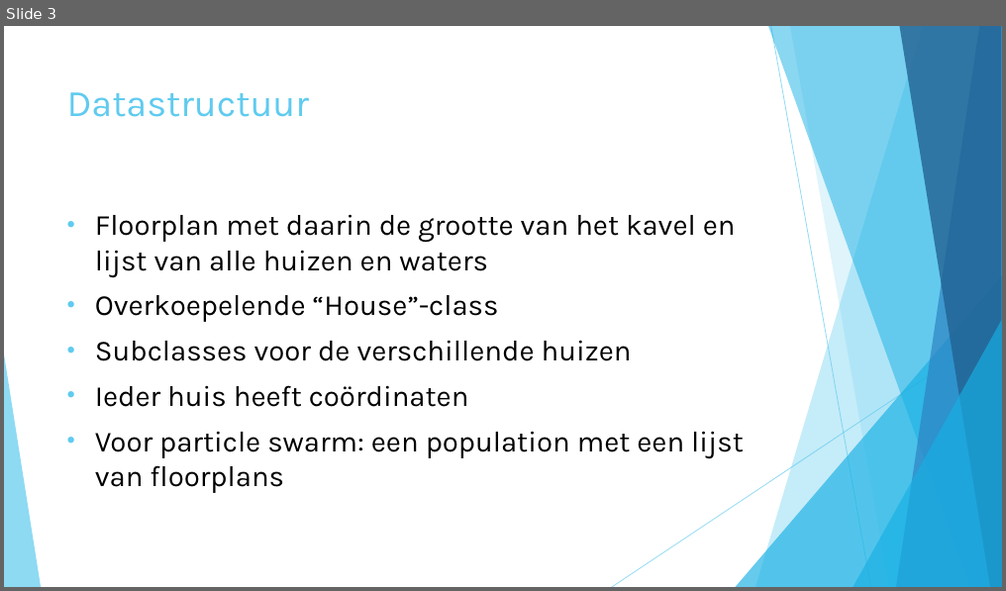
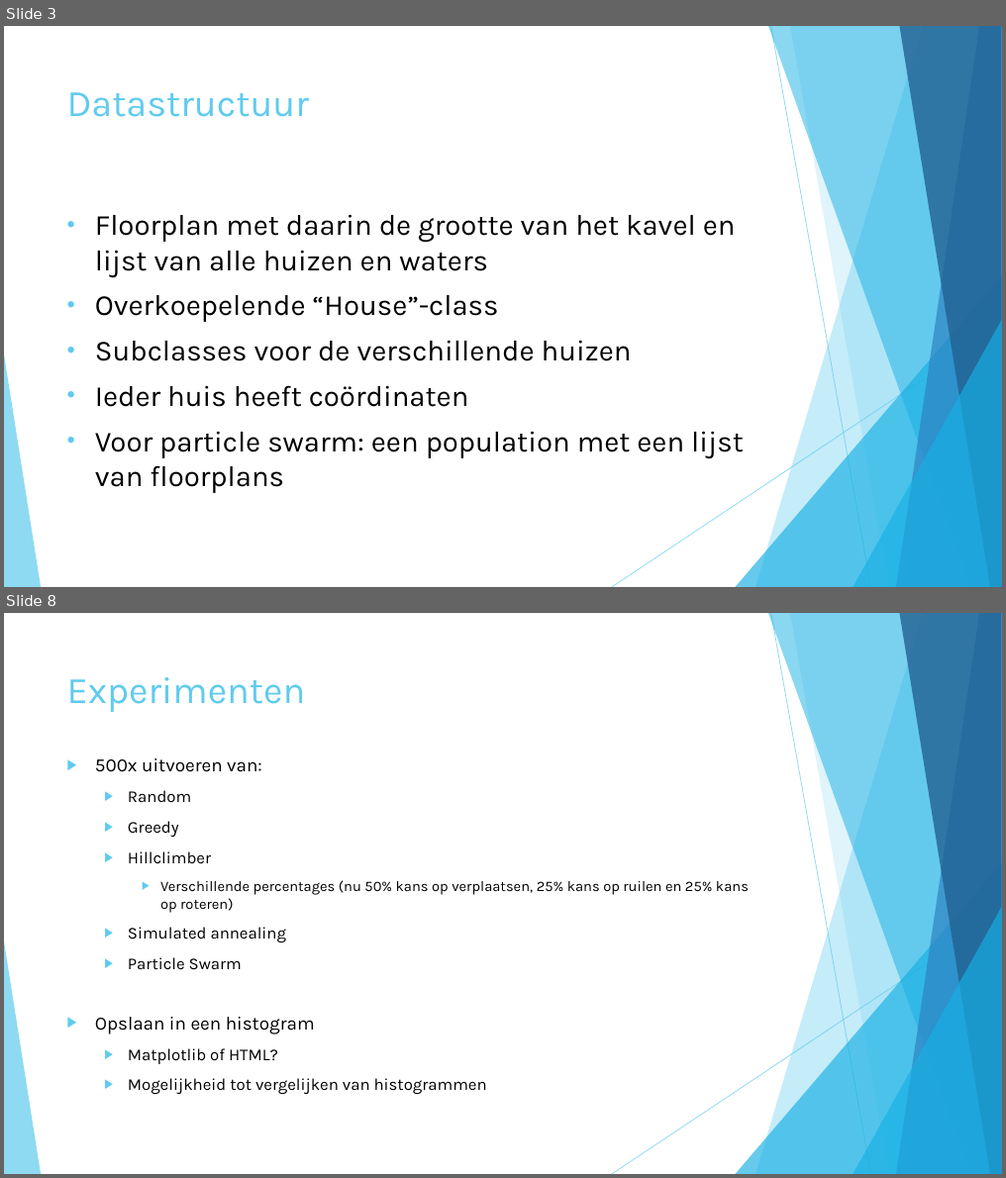
Before and after one commit to roosgreven/Heuristieken, a slide deck: files/presentatie heuristieken.pptx. Shown one above the other, each under a label of ours: slide 3 before the commit, slides 3 and 8 after it; the slides between them are not shown. The pictures are 1006x591 and 1006x1178 pixels, drawn with LibreOffice and Linux fonts; fonts in the diff are those of the drawing. Boxes give left, top, right and bottom in pixels: in the first picture for what was removed or moved away, otherwise in the second. Text is boxed around its words. In the diff, an @@ line names an element or a change of style, - is before the commit and + after.

```diff
--- a/files/presentatie heuristieken.pptx
+++ b/files/presentatie heuristieken.pptx
@@ slide 8 added at box(4, 613, 1002, 1174), background #FFFFFF; not listed: 10 template elements that a slide beside it also shows @@
@@ title added at box(67, 677, 306, 712), 36 pt, text #5FCBEF @@
+Experimenten
@@ text added at box(95, 759, 748, 1094), 16 pt, text #000000 @@
+▶ 500x uitvoeren van:
+  ▶ Random
+  ▶ Greedy
+  ▶ Hillclimber
+    ▶ Verschillende percentages (nu 50% kans op verplaatsen, 25% kans op ruilen en 25% kans op roteren)
+  ▶ Simulated annealing
+  ▶ Particle Swarm
+▶ Opslaan in een histogram
+  ▶ Matplotlib of HTML?
+  ▶ Mogelijkheid tot vergelijken van histogrammen
```
Also in this commit, not shown: 6 slides changed, 1 other slide added, 4 other files.
